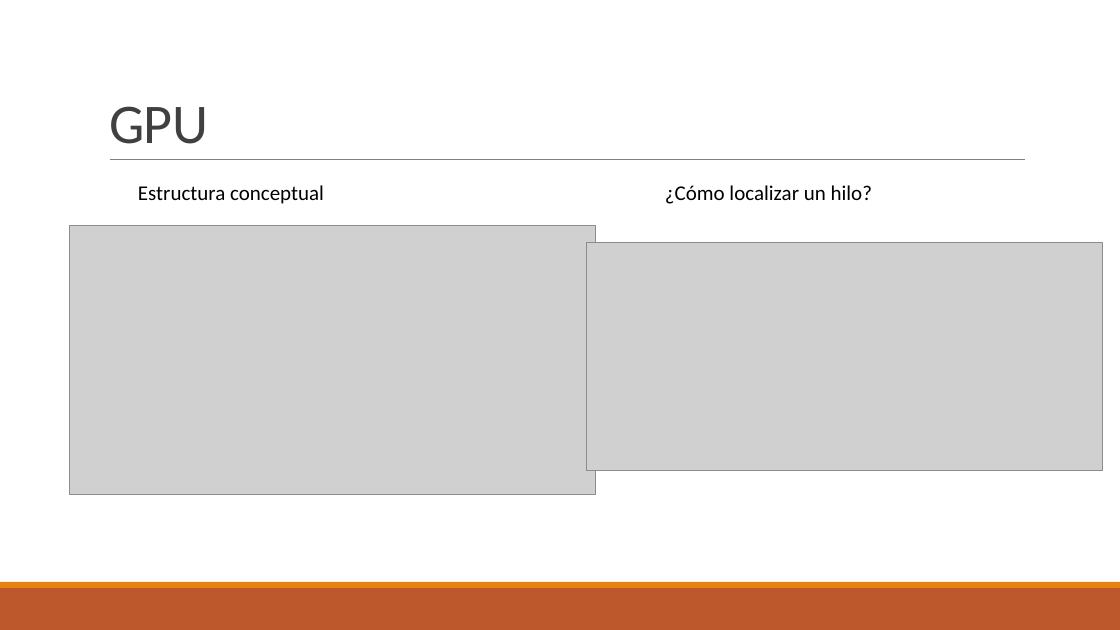
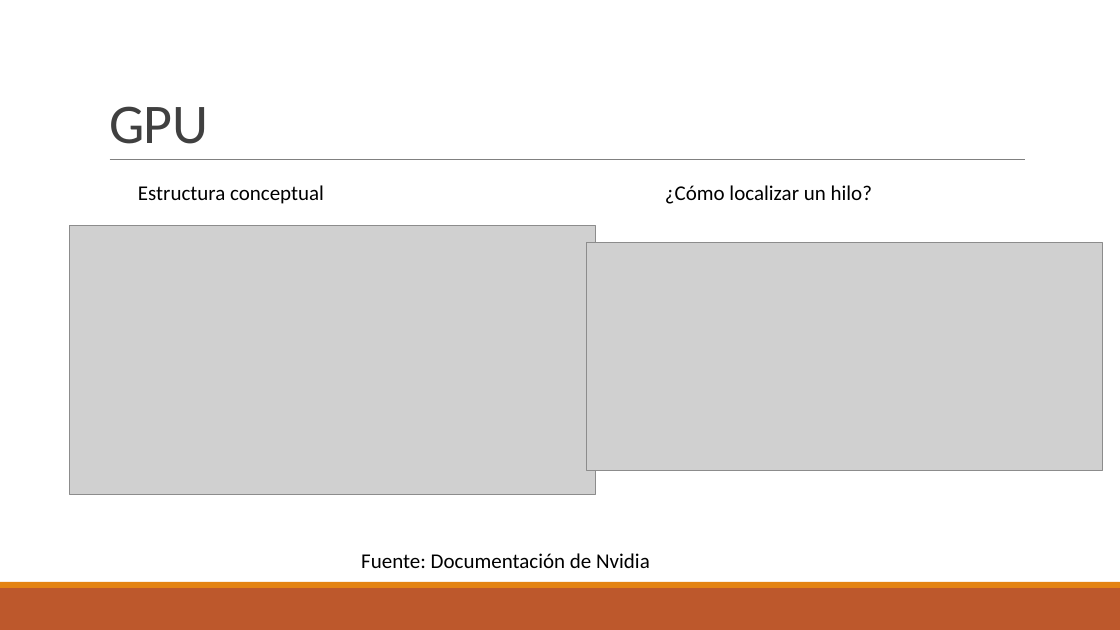
Before and after one commit to juanjo1213/TFG-FDTD, a slide deck: slide 10 of Diapositivas/FDTD.pptx (slide 16 before the commit). Drawn at 1120x630 pixels with LibreOffice and Linux fonts; fonts in the diff are those of the drawing; grey boxes stand for pictures. Boxes give left, top, right and bottom in pixels: in the first picture for what was removed or moved away, otherwise in the second. Text is boxed around its words. In the diff, an @@ line names an element or a change of style, - is before the commit and + after.

```diff
--- a/Diapositivas/FDTD.pptx
+++ b/Diapositivas/FDTD.pptx
@@ text added at (361, 553, 650, 568), 18 pt, text #000000 @@
+Fuente: Documentación de Nvidia
```
Also in this commit, not shown: 7 other slides changed, 1 slide added, 8 slides removed, 6 other files.
